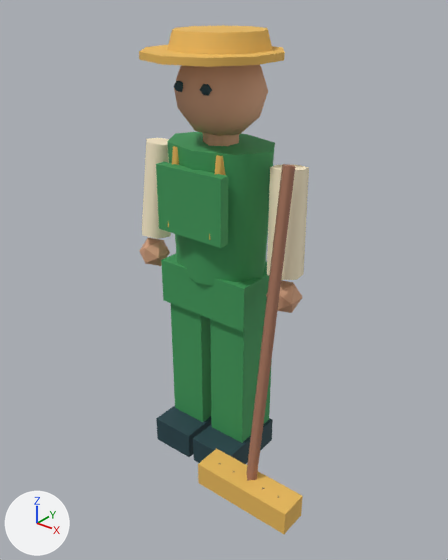
The glTF model games/brightway-park/public/art/models/staff_handyman.glb: old version first, new version second.
The view is the same before and after, from a 50 mm camera at (1.7, -2.11, 2.25) aimed at (0.09, -0.1, 1.01). The lights are fixed; the arrows at lower left show +X, +Y and +Z. The older version comes first. Where no turn or scale is listed for an object, it has been applied to the vertices.

Objects in the first picture: 'staff_handyman_0', 'staff_handyman_1', 'staff_handyman_2', 'staff_handyman_3', 'staff_handyman_4', 'staff_handyman_5'.
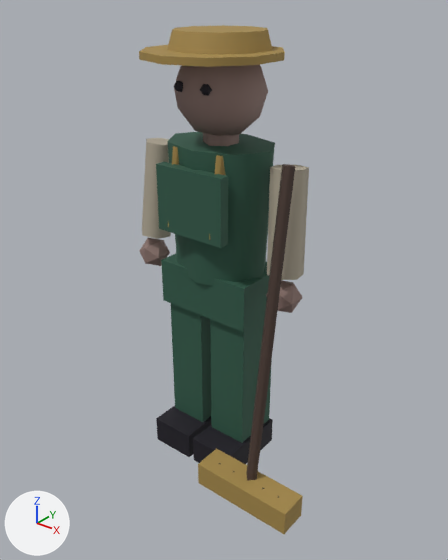
Scene script edits in JSON lines:
```json
{"op": "set", "path": "mat_material_0.base_color", "old": "(0.0497, 0.323, 0.102)", "new": "(0.0284, 0.102, 0.0648)", "note": "green #3f9a5a -> dark green #2f5a48"}
{"op": "set", "path": "mat_material_2.base_color", "old": "(1.0, 0.88, 0.624)", "new": "(0.44, 0.392, 0.301)", "note": "beige #fff1cf -> grey #b1a895"}
{"op": "set", "path": "mat_material_3.base_color", "old": "(0.694, 0.376, 0.223)", "new": "(0.283, 0.188, 0.165)", "note": "beige #d9a582 -> brown #917871"}
{"op": "set", "path": "mat_material_4.base_color", "old": "(0.847, 0.503, 0.107)", "new": "(0.381, 0.254, 0.0685)", "note": "orange #edbc5c -> brown #a68a4a"}
{"op": "set", "path": "mat_material_5.base_color", "old": "(0.418, 0.191, 0.117)", "new": "(0.0742, 0.0437, 0.0331)", "note": "brown #ad7960 -> brown #4d3b33"}
```

Location of each change, (x1, y1, x2, y2) in pixels of the pictures (448 x 560 px):
```json
{"object": "staff_handyman_0", "change": "recoloured", "before": [156, 132, 275, 443], "after": [156, 132, 275, 443], "on screen": "green to dark green"}
{"object": "staff_handyman_4", "change": "recoloured", "before": [139, 25, 303, 534], "after": [139, 25, 303, 534]}
{"object": "staff_handyman_3", "change": "recoloured", "before": [139, 65, 303, 313], "after": [139, 65, 303, 313], "on screen": "beige to brown"}
{"object": "staff_handyman_2", "change": "recoloured", "before": [142, 138, 309, 280], "after": [142, 138, 309, 280], "on screen": "beige to grey"}
{"object": "staff_handyman_5", "change": "recoloured", "before": [246, 164, 295, 480], "after": [246, 164, 295, 480], "on screen": "darker"}
```
